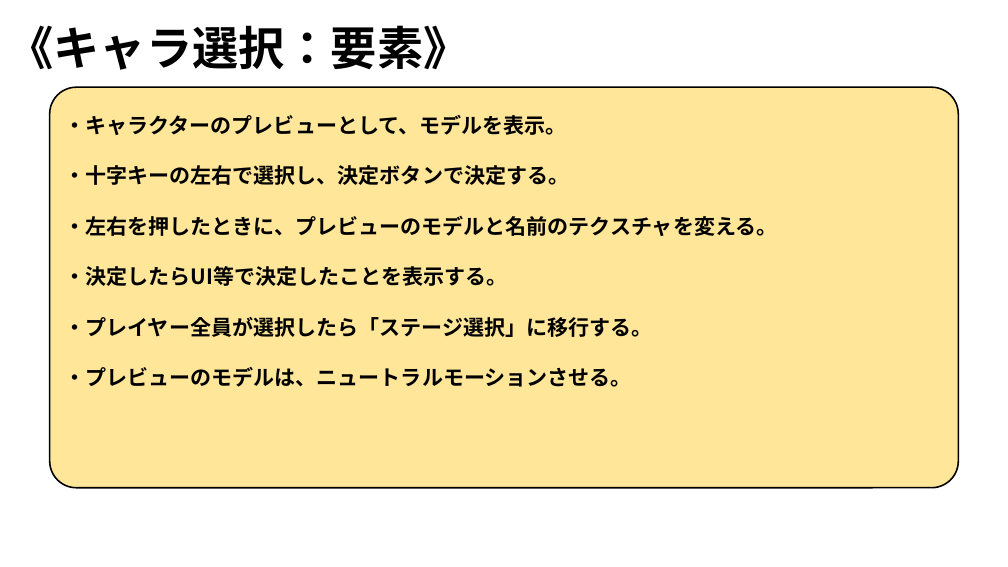
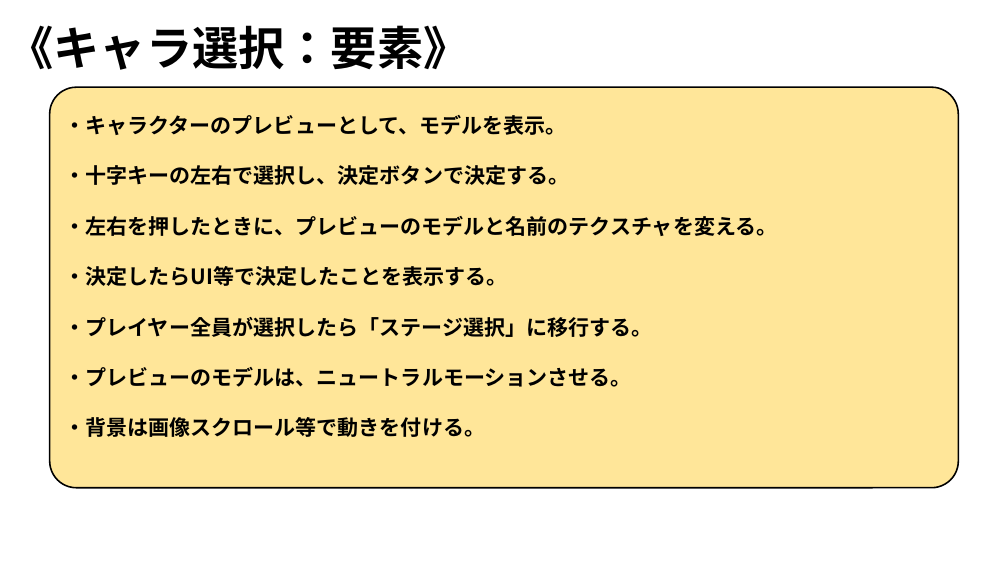
Before and after one commit to ARITA-MEIGEN/C-Team001, a slide deck: slide 13 of data/GS3_チーム2_仕様書.pptx. Drawn at 1008x567 pixels with LibreOffice and Linux fonts; fonts in the diff are those of the drawing; background and template pictures are left out. Boxes give left, top, right and bottom in pixels: in the first picture for what was removed or moved away, otherwise in the second. Text is boxed around its words. In the diff, an @@ line names an element or a change of style, - is before the commit and + after.

Commit message:
ゲームルール選択等のモード中の動きについて編集、世界観まとめパワポを追加。

```diff
--- a/data/GS3_チーム2_仕様書.pptx
+++ b/data/GS3_チーム2_仕様書.pptx
@@ text at (64,417,485,437): paragraph added @@
+・背景は画像スクロール等で動きを付ける。
```
Also in this commit, not shown: 4 other slides changed, 1 other file.
